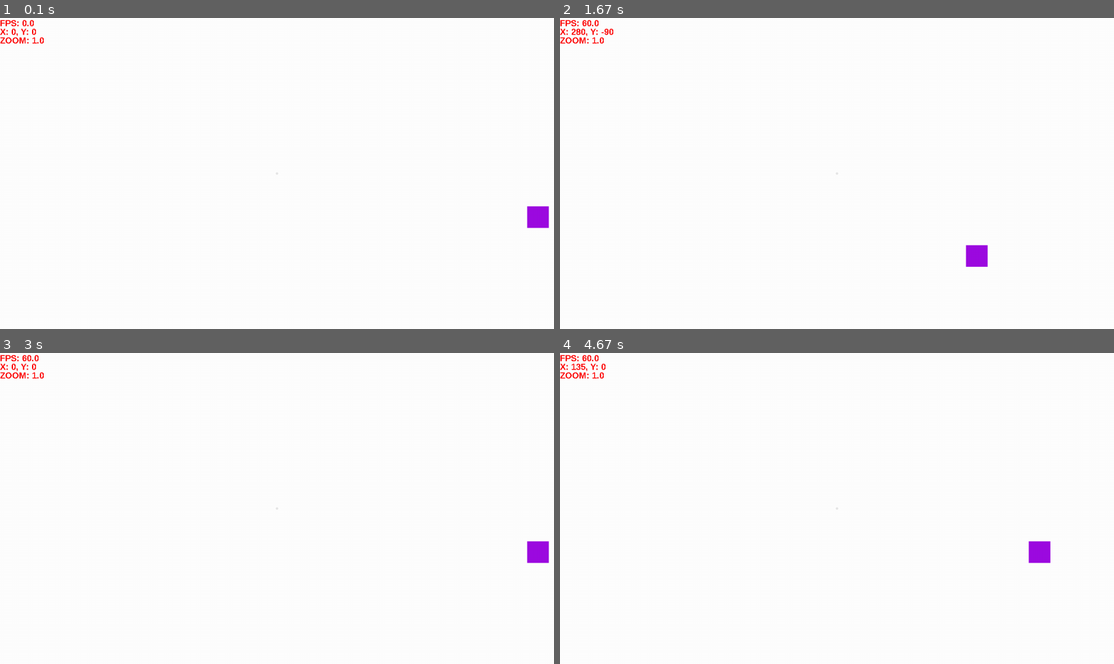
Above: before the commit, frames 1-4 (two rows, left to right).
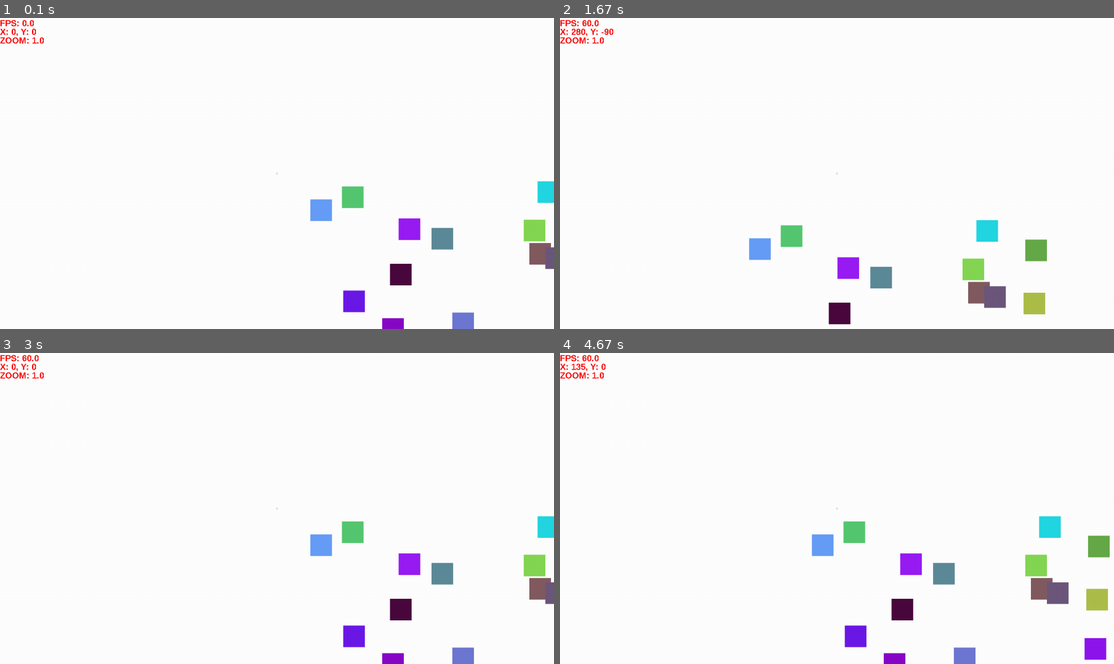
Above: after the commit, the same moments.

Repository: Jonesgamings/Pygame-Game-Engine
Game: pygame game, started from screen.py
Two runs of this game, one before a commit and one after it. Both use one fixed random seed, a clock stepped at 60 frames per second and the inputs below.
Inputs:
- Up to frame 1 (0.1 s): no input
- Up to frame 2 (1.67 s): hold Right 0.33-0.8 s; hold Up 0.83-1.13 s; hold Right 1.17-1.63 s
- Up to frame 3 (3 s): hold Left 1.67-2.2 s; hold Down 2.23-2.53 s; hold Left 2.57-2.97 s
- Up to frame 4 (4.67 s): hold Up 3-3.37 s; hold Right 3.4-4.03 s; hold Down 4.07-4.43 s; hold Left from 4.47 s (still down)

The runs differ from the first frame. In frame 1, 3.1% of the frame differs, in the area x 56-100%, y 52-100%; in frame 2, 3.2%; in frame 3, 3.1%; in frame 4, 4.2%, in the area x 45-100%, y 52-100%.

Commit message:
Update screen.py

Diff:
--- a/screen.py
+++ b/screen.py
@@ -183,8 +183,8 @@
             self.objects.append(toAdd)
 
 if __name__ == "__main__":
-    MAXOBJECTS = 50000
-    MAXCOORD = 100000
+    MAXOBJECTS = 5000
+    MAXCOORD = 10000
     MINCOORD = 0
 
     surf = pygame.Surface((50, 50), pygame.SRCALPHA)
